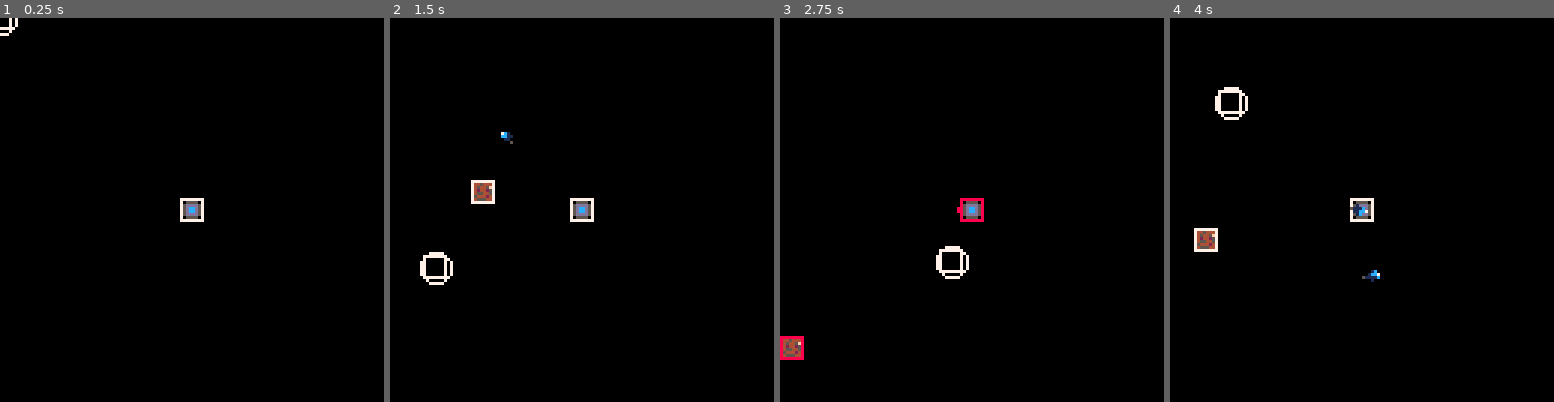
Above: before the commit, frames 1-4 (left to right).
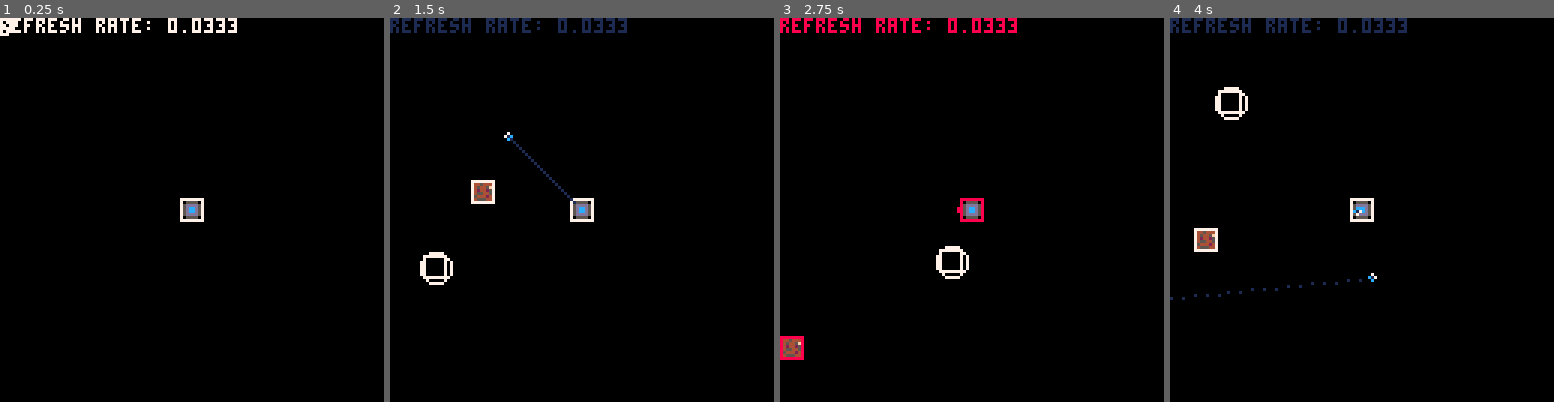
Above: after the commit, the same moments.

Repository: cbhrocks/pico-8-carts
Game: PICO-8 cartridge polarity/polarity.p8
Same seed, same stepped clock (60 frames per second), same inputs: the game is played once before the commit and once after it.
Inputs (mouse positions are in pixels of both pictures, inside the frame that each line leads up to):
- Up to frame 1 (0.25 s): no input
- Up to frame 2 (1.5 s): tap X (X key) at 0.33, 1.07 s; click (670, 121) at 0.67 s; tap O (Z key) at 0.7 s; click (436, 267) at 1.22 s
- Up to frame 3 (2.75 s): hold Right 1.6-2.1 s; tap O (Z key) at 1.7, 2.1, 2.5 s; click (887, 114) at 1.77 s; tap X (X key) at 1.85 s; hold Up 2.15-2.42 s; click (952, 259) at 2.32 s; hold Right from 2.47 s (still down)
- Up to frame 4 (4 s): click (1404, 106) at 2.87 s; tap O (Z key) at 2.9, 3.3, 3.7 s; tap X (X key) at 2.97 s; release Right at 3.03 s; hold Left 3.08-3.58 s; click (1465, 256) at 3.42 s; hold Down 3.63-3.97 s; click (1231, 102) at 3.97 s

The runs differ from the first frame. In frame 1, 1.0% of the frame differs, in the area x 0-62%, y 0-4%; in frame 2, 1.2%; in frame 3, 1.0%; in frame 4, 1.3%, in the area x 0-62%, y 0-74%.

Commit message:
wip particle system

Diff:
--- a/polarity/entities/meteor.lua
+++ /dev/null
@@ -1,20 +0,0 @@
-meteor = {
-    s_id=1,
-    -- how far its rotated
-    orientation = 0
-}
-meteor.__index = meteor
-
-setmetatable(meteor, {__index=entity})
-
-function meteor:update(time)
-    -- update velocity based on acceleration value
-
-    entity.update(self, time)
-end
-
-function meteor:rotate(time, speed)
-
-end
-
---https://gamedevacademy.org/lua-inheritance-tutorial-complete-guide/
--- a/polarity/entities/projectile.lua
+++ b/polarity/entities/projectile.lua
@@ -1,22 +1,30 @@
 projectile = {
     duration = 2,
-    s_id=16,
+    s_id=17,
+    particles={}
 }
 projectile.__index=projectile
 
 setmetatable(projectile, {__index=entity})
 
 function projectile:draw()
-    --entity.draw(self)
     rspr(self.s_id, self.x-4, self.y-4, atan2(self.vx, self.vy), self.w, self.h)
-    --pd_rotate(self.x, self.y, atan2(self.vx, self.vy), 4, 4, self.w)
+    for p in all(self.particles) do
+        printh('drawing particle', 'log')
+        p:draw()
+    end
 end
 
 function projectile:update(time)
-    if (self.duration < 0) then
-        self.dead = true
-    else
-        self.duration -= time
-    end
     entity.update(self, time)
+    -- add particles after, so they draw where they spawn
+    printh('adding particle', 'log')
+    add(self.particles, entity:new({
+        duration=1,
+        x=self.x,
+        y=self.y,
+        draw=function(o)
+            pset(o.x, o.y, 1)
+        end,
+    }))
 end
--- a/polarity/entity.lua
+++ b/polarity/entity.lua
@@ -1,5 +1,3 @@
-
-
 entity = {
     type = 'player',
     -- sprite id, width, height
@@ -22,10 +20,15 @@
     -- gun id
     g = nil,
     dead = false,
-    -- hit box height & width
-    hh = 4,
-    hw = 4,
-    ht = 'box'
+    -- hit box
+    hb = {
+        t = 'ngon',
+        -- todo, reformat to be ngon
+        h = 4,
+        w = 4
+    },
+    duration=nil,
+    particles={}
 }
 entity.__index=entity
 
@@ -39,11 +42,14 @@
     else
         spr(self.s_id, self.x-4,self.y-4,1,1)
     end
-    local points = self:get_hit_points()
+    local points = self:get_hit_box()
     line(points[1][1], points[1][2], points[2][1], points[2][2])
     line(points[2][1], points[2][2], points[3][1], points[3][2])
     line(points[3][1], points[3][2], points[4][1], points[4][2])
     line(points[4][1], points[4][2], points[1][1], points[1][2])
+    for p in all(self.particles) do
+        p:draw()
+    end
 end
 
 function entity:move(new_x, new_y)
@@ -52,6 +58,13 @@
 end
 
 function entity:update(time)
+    if self.duration ~= nil then
+        if (self.duration < 0) then
+            self.dead = true
+        else
+            self.duration -= time
+        end
+    end
     if (self.g) then
         self.g.x = self.x
         self.g.y = self.y
@@ -65,17 +78,22 @@
 
     self.x += self.vx
     self.y += self.vy
+    ArrayRemove(self.particles, function(t, i, j)
+        if (t[i].dead) return false
+        t[i]:update(time)
+        return true
+    end)
 end
 
 function entity:shoot(world, direction)
     self.g:shoot(world, direction)
 end
 
-function entity:get_hit_points()
+function entity:get_hit_box()
     return {
-        {self.x-self.hw, self.y-self.hh}, --top left
-        {self.x-self.hw, self.y+self.hh-1}, --bottom left
-        {self.x+self.hw-1, self.y+self.hh-1}, --bottom right
-        {self.x+self.hw-1, self.y-self.hh}, --top right
+        {self.x-self.hb.w, self.y-self.hb.h}, --top left
+        {self.x-self.hb.w, self.y+self.hb.h-1}, --bottom left
+        {self.x+self.hb.w-1, self.y+self.hb.h-1}, --bottom right
+        {self.x+self.hb.w-1, self.y-self.hb.h}, --top right
     }
 end
--- a/polarity/main.lua
+++ b/polarity/main.lua
@@ -9,24 +9,15 @@
 
 function _draw()
     cls()
+    local update_time = time()
     for i, v in pairs(state.entities) do
         v:draw()
     end
     for i, v in pairs(state.projectiles) do
         v:draw()
     end
-    -- ArrayRemove(state.entities, function(t, i, j)
-    --     local v = t[i]
-    --     if v.type == 'enemy' then
-    --         --print('checking enemy', state.camera.x, state.camera.y)
-    --         for i, v2 in pairs(state.entities) do
-    --             if v2.type == 'player' and colliding(v, v2) then
-    --                 print('colliding', state.camera.x, state.camera.y)
-    --             end
-    --         end
-    --     end
-    --     return true
-    -- end)
+    print("refresh rate: "..update_time-state.last_draw.."",state.camera.x, state.camera.y)
+    state.last_draw = update_time
 end
 
 function _update()
@@ -42,7 +33,7 @@
 
     ArrayRemove(state.projectiles, function(t, i, j)
         local v = t[i]
-        v:update(update_time - state.last)
+        v:update(update_time - state.last_update)
 
         -- check if enemy hit by player bullet
         for i,e in pairs(state.entities) do
@@ -57,7 +48,7 @@
     ArrayRemove(state.entities, function(t, i, j)
         local v = t[i]
         if (v.dead) return false
-        v:update(update_time - state.last)
+        v:update(update_time - state.last_update)
         -- check if enemy is colliding with player
         if v.type == 'enemy' then
             for i, v2 in pairs(state.entities) do
@@ -79,7 +70,7 @@
         state.next_m += state.meteor_interval
     end
 
-    state.last = update_time
+    state.last_update = update_time
 end
 
 function restart()
@@ -102,7 +93,8 @@
     })
 
     state = {
-        last = time(),
+        last_update = time(),
+        last_draw = time(),
         mouse = mouse,
         player = player,
         camera = camera,
@@ -129,12 +121,13 @@
     local dirAng = atan2(dirx, diry) + rnd(0.1) - 0.05
     local vx = cos(dirAng)
     local vy = sin(dirAng)
-    local meteor = meteor:new({
+    local meteor = entity:new({
+        s_id=1,
         type='enemy',
         x = x,
         y = y,
         vx = vx,
-        vy = vy
+        vy = vy,
     })
     state.entities[#state.entities+1] = meteor
 end
--- a/polarity/polarity.p8
+++ b/polarity/polarity.p8
@@ -3,7 +3,6 @@
 __lua__
 #include main.lua
 #include entity.lua
-#include entities/meteor.lua
 #include entities/projectile.lua
 #include entities/ship.lua
 #include gun.lua
@@ -25,8 +24,8 @@
 00000000000000000000000000000000000000000000000000000000000000000000000000000000000000000000000000000000000000000000000000000000
 00000000000000000000000000000000000000000000000000000000000000000000000000000000000000000000000000000000000000000000000000000000
 00011c00000000000000000000000000000000000000000000000000000000000000000000000000000000000000000000000000000000000000000000000000
-0511cc70000000000000000000000000000000000000000000000000000000000000000000000000000000000000000000000000000000000000000000000000
-00011c00000000000000000000000000000000000000000000000000000000000000000000000000000000000000000000000000000000000000000000000000
+0511cc70000c70000000000000000000000000000000000000000000000000000000000000000000000000000000000000000000000000000000000000000000
+00011c00000c70000000000000000000000000000000000000000000000000000000000000000000000000000000000000000000000000000000000000000000
 __gff__
 0102000000000000000000000000000000000000000000000000000000000000000000000000000000000000000000000000000000000000000000000000000000000000000000000000000000000000000000000000000000000000000000000000000000000000000000000000000000000000000000000000000000000000
 0000000000000000000000000000000000000000000000000000000000000000000000000000000000000000000000000000000000000000000000000000000000000000000000000000000000000000000000000000000000000000000000000000000000000000000000000000000000000000000000000000000000000000
--- a/polarity/utils/collision.lua
+++ b/polarity/utils/collision.lua
@@ -1,8 +1,8 @@
 -- https://stackoverflow.com/questions/10962379/how-to-check-intersection-between-2-rotated-rectangles
 function colliding(a, b)
-    if a.ht == 'box' and b.ht == 'box' then
+    if a.hb.t == 'ngon' and b.hb.t == 'ngon' then
         for i, polygon in pairs({a, b}) do
-            local points = polygon:get_hit_points()
+            local points = polygon:get_hit_box()
             for i1=1, #points do -- for each point thats connected
                 local i2 = i1 + 1
                 if (i1 == #points) i2 = 1
@@ -11,7 +11,7 @@
                 local normal = {p2[2] - p1[2], p1[1] - p2[1]}
 
                 local mina,maxa
-                for i,p in pairs(a:get_hit_points()) do
+                for i,p in pairs(a:get_hit_box()) do
                     local projected = normal[1] * p[1] + normal[2] * p[2]
                     if (mina == nil or projected < mina) then
                         mina = projected
@@ -22,7 +22,7 @@
                 end
 
                 local minb,maxb
-                for i,p in pairs(b:get_hit_points()) do
+                for i,p in pairs(b:get_hit_box()) do
                     local projected = normal[1] * p[1] + normal[2] * p[2]
                     if (minb == nil or projected < minb) then
                         minb = projected
@@ -37,6 +37,7 @@
                 end
             end
         end
+        return true
     end
-    return true
+    return false
 end
Empty file added: polarity/entities/particle.lua
